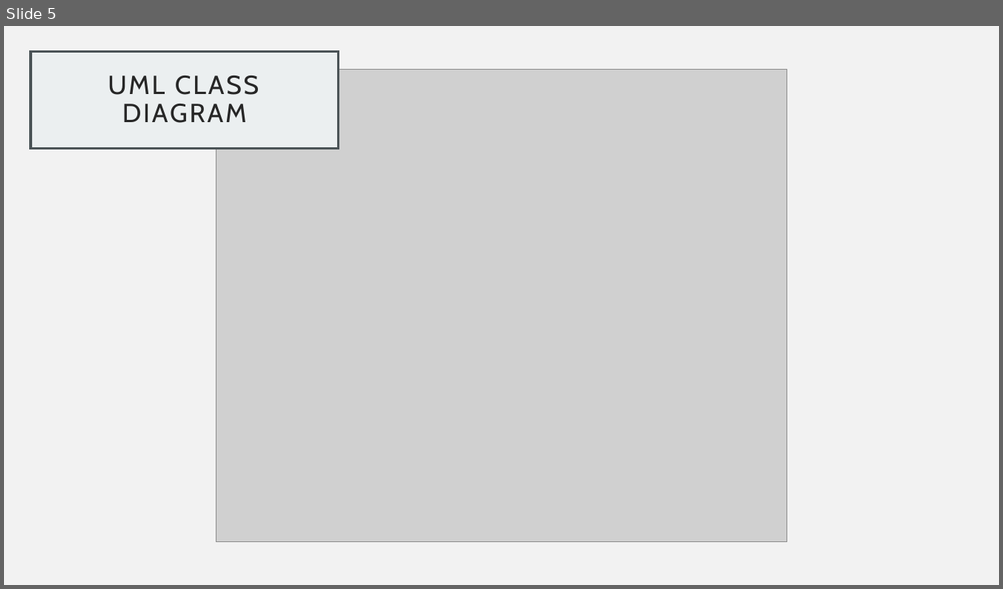
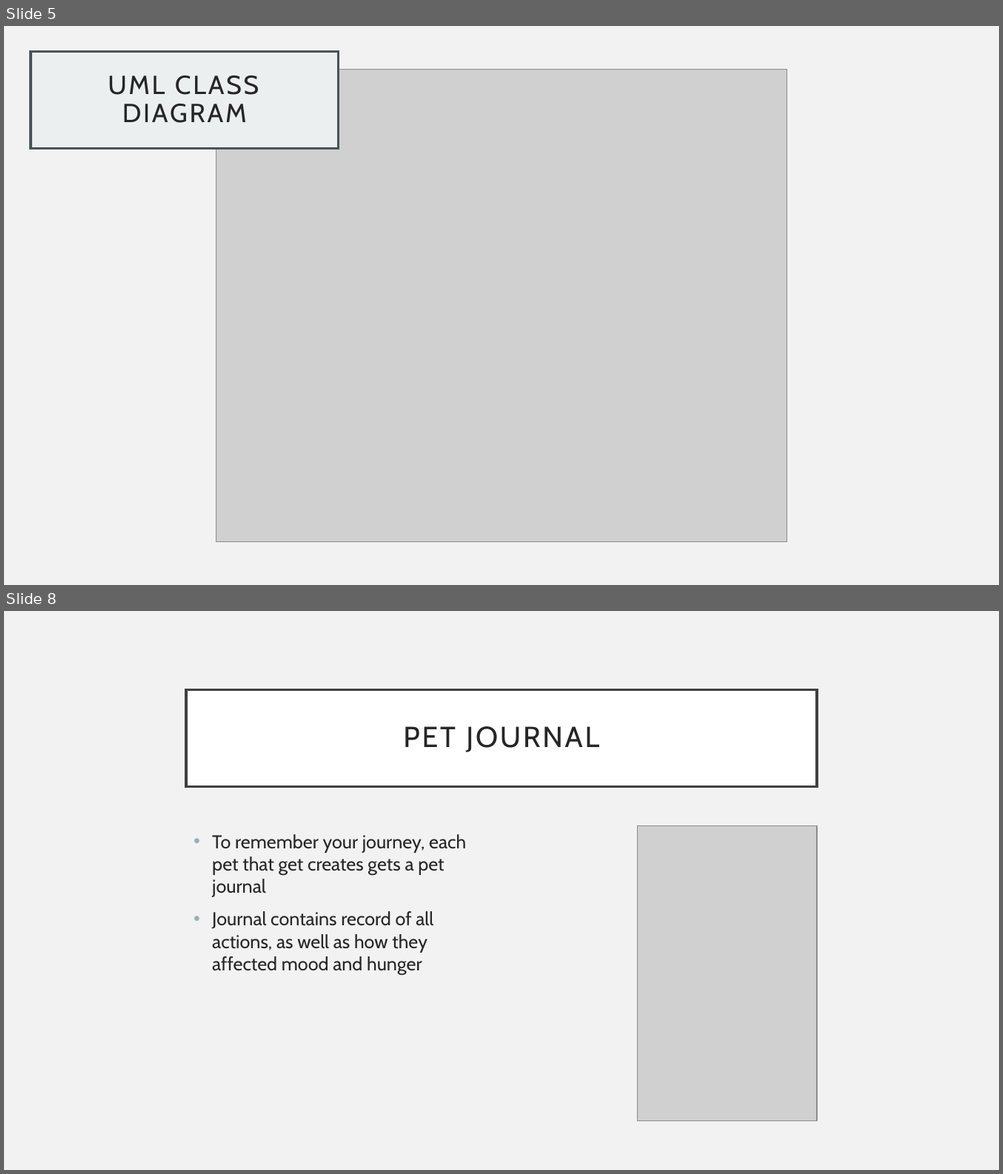
Before and after one commit to mariababs/tamagotchi, a slide deck: C++ Tamagotchi.pptx. Shown one above the other, each under a label of ours: slide 5 before the commit, slides 5 and 8 after it; the slides between them are not shown. The pictures are 1003x589 and 1003x1174 pixels, drawn with LibreOffice and Linux fonts; fonts in the diff are those of the drawing; grey boxes stand for pictures. Boxes give left, top, right and bottom in pixels: in the first picture for what was removed or moved away, otherwise in the second. Text is boxed around its words. In the diff, an @@ line names an element or a change of style, - is before the commit and + after.

```diff
--- a/C++ Tamagotchi.pptx
+++ b/C++ Tamagotchi.pptx
@@ slide 8 added at bbox=[4, 611, 999, 1170], background #F2F2F2 @@
@@ title added at bbox=[186, 689, 817, 786], fill #FFFFFF, outline #404040 2.5 pt, 28 pt, text #262626 @@
+PET JOURNAL
@@ picture added at bbox=[637, 826, 817, 1122] @@
@@ text added at bbox=[212, 834, 466, 975], 18 pt, text #262626 @@
+• To remember your journey, each pet that get creates gets a pet journal
+• Journal contains record of all actions, as well as how they affected mood and hunger
```
Also in this commit, not shown: 4 other slides added.
